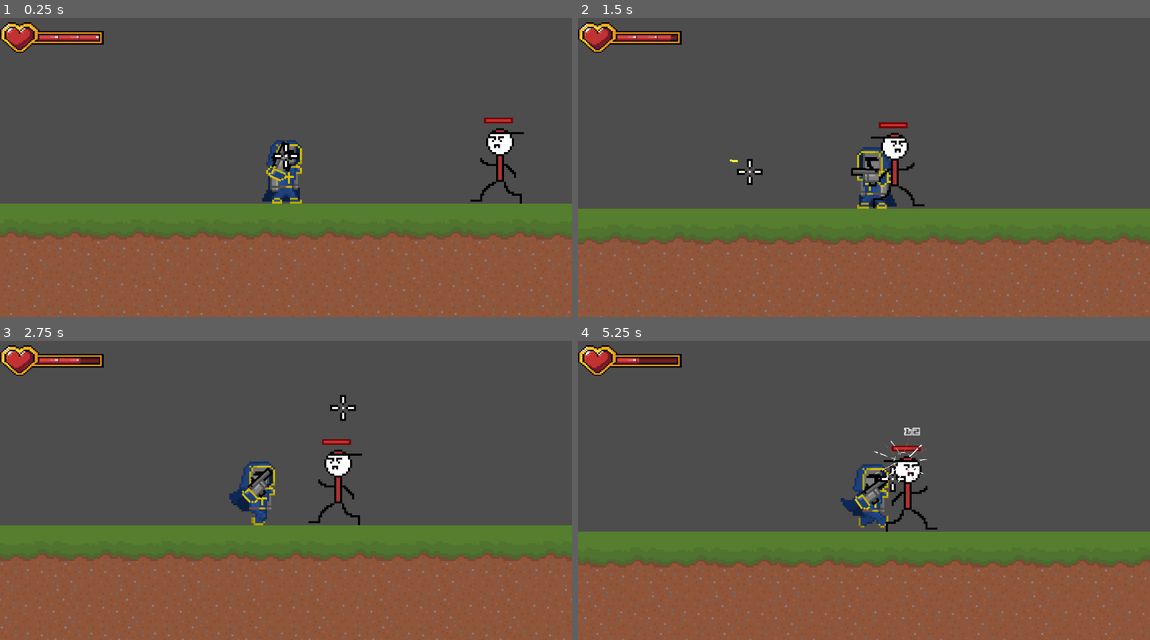
Above: before the commit, frames 1-4 (two rows, left to right).
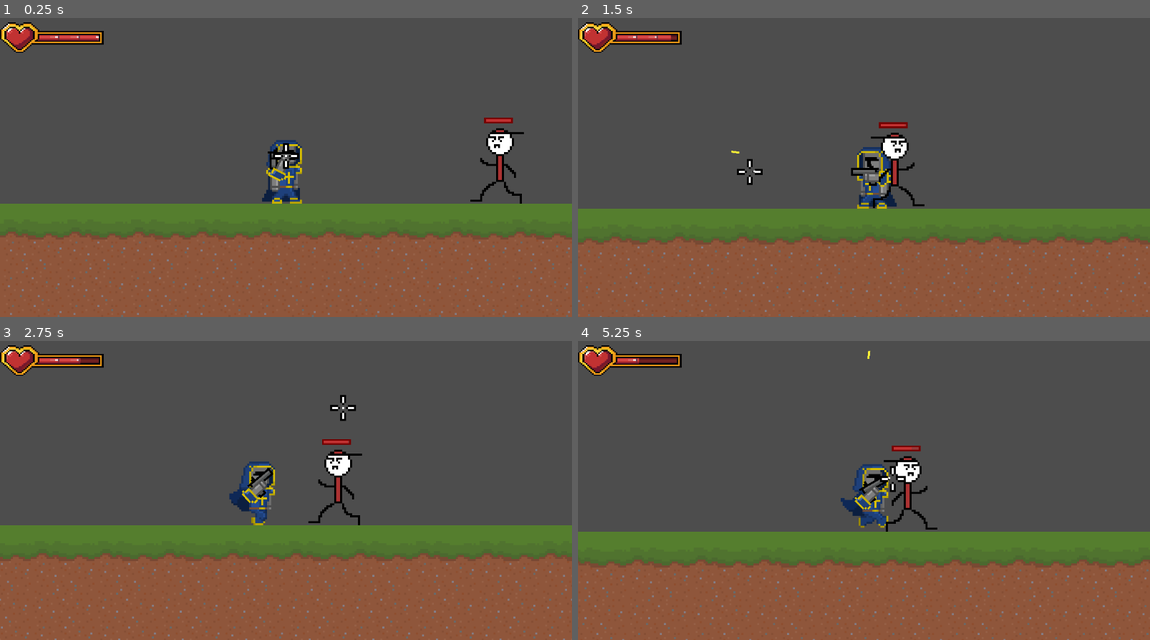
Above: after the commit, the same moments.

Repository: ForwardMeansGo/Shoot-To-Kill
Game: Godot game, scene res://Scenes/level_01.tscn
Same seed, same stepped clock (60 frames per second), same inputs: the game is played once before the commit and once after it. Sound files missing from this copy of the repository are replaced by a short silence.
Inputs (mouse positions are in pixels of both pictures, inside the frame that each line leads up to):
- Up to frame 1 (0.25 s): no input
- Up to frame 2 (1.5 s): move the mouse to (989, 140) at 0.52 s; hold D (move_right) from 0.53 s (still down); click (989, 140) at 0.6 s; tap Space (jump) at 0.77 s; move the mouse to (749, 173) at 1.27 s; click (749, 173) at 1.35 s
- Up to frame 3 (2.75 s): tap Space (jump) at 1.52 s; move the mouse to (343, 406) at 2.02 s; release D (move_right) at 2.03 s; hold A (move_left) from 2.03 s (still down); click (343, 406) at 2.1 s
- Up to frame 4 (5.25 s): move the mouse to (835, 544) at 2.77 s; release A (move_left) at 2.78 s; hold D (move_right) 2.78-4.28 s; click (835, 544) at 2.85 s; tap Space (jump) at 3.02, 3.77, 4.52 s; move the mouse to (1035, 526) at 3.52 s; click (1035, 526) at 3.6 s; move the mouse to (692, 430) at 4.27 s; hold A (move_left) 4.28-5.03 s; click (692, 430) at 4.35 s; move the mouse to (892, 478) at 5.02 s; hold D (move_right) from 5.03 s (still down); click (892, 478) at 5.1 s

The runs differ from the first frame. In frame 1, 0.2% of the frame differs, in the area x 46-52%, y 40-55%; in frame 2, less than 0.1%; in frame 3, less than 0.1%; in frame 4, 0.4%, in the area x 48-62%, y 3-57%.

Commit message:
Aim System Update

Diff:
--- a/game/Scenes/gun.tscn
+++ b/game/Scenes/gun.tscn
@@ -8,6 +8,7 @@
 script = ExtResource("1_oqrbh")
 shake_strength = 0.0
 shake_duration = 0.0
+aim_dot_lerp_speed = 15.0
 
 [node name="Muzzle" type="Marker2D" parent="."]
 position = Vector2(8, 0)
--- a/game/Scenes/level_01.tscn
+++ b/game/Scenes/level_01.tscn
@@ -45,4 +45,4 @@
 [node name="Crosshair" parent="." instance=ExtResource("5_g0uxb")]
 position = Vector2(1, 0)
 player_path = NodePath("../Player")
-dot_radius_pixels = 50.0
+dot_lerp_speed = 25.0
--- a/game/Scripts/crosshair.gd
+++ b/game/Scripts/crosshair.gd
@@ -1,23 +1,42 @@
 extends Node2D
 
 @export var player_path: NodePath
+var default_dot_lerp_speed: float = 10.0
 
 @onready var outer_sprite: Sprite2D = $Outer
 @onready var dot_sprite: Sprite2D = $Dot
 
 var player: Node = null
+var dot_screen_pos: Vector2 = Vector2.ZERO
 
 func _ready() -> void:
 	if player_path != NodePath(""):
 		player = get_node(player_path)
 
+	var mouse_screen: Vector2 = get_viewport().get_mouse_position()
+	dot_screen_pos = mouse_screen
 
 func _process(delta: float) -> void:
-	# 1) Outer cross follows the mouse (world position)
 	var mouse_world: Vector2 = get_global_mouse_position()
-	global_position = mouse_world
+	var mouse_screen: Vector2 = get_viewport().get_mouse_position()
 
-	# 2) Inner dot placeholder
+	# Outer crosshair follows the mouse INSTANTLY (world space)
+	if outer_sprite != null:
+		outer_sprite.global_position = mouse_world
+
+	# --- Screen-space smoothing for the weighted dot ---
+	var speed: float = default_dot_lerp_speed
+	if player != null and player.has_method("get_current_dot_lerp_speed"):
+		speed = player.get_current_dot_lerp_speed()
+
+	var t: float = clamp(speed * delta, 0.0, 1.0)
+	dot_screen_pos = dot_screen_pos.lerp(mouse_screen, t)
+
+	# Convert the smoothed screen-space dot back to world space
 	if dot_sprite != null:
-		# For now, inner dot stays centered. No aim logic at all.
-		dot_sprite.position = Vector2.ZERO
+		var canvas_xform := get_viewport().get_canvas_transform()
+		var dot_world: Vector2 = canvas_xform.affine_inverse() * dot_screen_pos
+		dot_sprite.global_position = dot_world
+
+func get_dot_world_position() -> Vector2:
+	return dot_sprite.global_position
--- a/game/Scripts/player.gd
+++ b/game/Scripts/player.gd
@@ -5,11 +5,11 @@
 @onready var arm_sprite: Sprite2D = $WeaponHolder/ArmSprite
 @onready var anim_sprite: AnimatedSprite2D = $AnimatedSprite2D
 @onready var cam: Camera2D = $Camera2D
+@onready var crosshair = $"../Crosshair"
 
 const SPEED: float = 75.0
 const JUMP_FORCE: float = -250.0
 const GRAVITY: float = 1200.0
-const AIM_DEADZONE_RADIUS: float = 10.0
 
 @export var max_health: int = 100
 @export var invulnerability_time: float = 0.5
@@ -20,8 +20,7 @@
 var weapon_base_offset: Vector2
 var current_health: int
 var invuln_timer: float = 0.0
-var aim_direction: Vector2 = Vector2.RIGHT
-var aim_desired_direction: Vector2 = Vector2.RIGHT
+var default_aim_dot_lerp_speed: float = 10.0
 
 func _ready() -> void:
 	weapon_base_offset = weapon_holder.position
@@ -78,24 +77,24 @@
 		anim_sprite.scale.x = 1.0
 		weapon_holder.position = weapon_base_offset
 
-	var aim_target: Vector2 = mouse_pos  # Default fallback
+	# Get weighted dot world position
+	var aim_point: Vector2
+	if crosshair != null and crosshair.has_method("get_dot_world_position"):
+		aim_point = crosshair.get_dot_world_position()
+	else:
+		aim_point = mouse_pos  # Fallback to mouse if crosshair unavailable
+
+	# Gun rotation
+	gun.aim_at(aim_point)
 
 	if arm_sprite:
+		# Arm rotation based on aim point
 		var origin: Vector2 = arm_sprite.global_position
-		var raw_dir: Vector2 = mouse_pos - origin
-
-		# Deadzone check
-		if raw_dir.length() > AIM_DEADZONE_RADIUS:
-			var desired_dir: Vector2 = raw_dir.normalized()
-			aim_desired_direction = desired_dir
-			aim_direction = desired_dir  # IMMEDIATE AIM SNAP
-
-		# Use aim direction for both gun + arm
-		aim_target = origin + aim_direction * 1000.0
-		gun.aim_at(aim_target)
-
-		var target_angle: float = aim_direction.angle()
-		arm_sprite.global_rotation = target_angle
+		var to_aim: Vector2 = aim_point - origin
+		if to_aim.length() > 0.001:
+			var aim_dir: Vector2 = to_aim.normalized()
+			var target_angle: float = aim_dir.angle()
+			arm_sprite.global_rotation = target_angle
 
 		if self.has_method("_update_arm_visual_flip"):
 			_update_arm_visual_flip()
@@ -110,20 +109,15 @@
 				hand_offset = Vector2(8, -2)    # your tuned right values
 
 			gun.global_position = arm_sprite.global_position + hand_offset.rotated(arm_sprite.global_rotation)
-	else:
-		# Fallback if arm missing
-		gun.aim_at(mouse_pos)
-		aim_target = mouse_pos
 
 	# Tell the weapon which way we're facing so it can flip its sprite
 	if gun.has_method("set_facing_left"):
 		gun.set_facing_left(facing_left)
 
-	# Semi-auto pistol: one shot per click
+	# Gun firing should use the SAME aim_point
 	if Input.is_action_just_pressed("shoot"):
 		if gun.has_method("try_shoot"):
-			# Use the same aim_target we used for gun.aim_at(), so bullets follow the actual gun aim
-			gun.try_shoot(aim_target)
+			gun.try_shoot(aim_point)
 
 func _update_animation() -> void:
 	var is_moving: bool = abs(velocity.x) > 1.0
@@ -152,15 +146,10 @@
 		return gun.global_position
 	return global_position
 
-func get_aim_target_global(distance: float = 100.0) -> Vector2:
-	# Use the current aim_direction
-	return get_aim_origin_global() + aim_direction * distance
-
-func get_aim_direction() -> Vector2:
-	return aim_direction
-
-func get_aim_desired_direction() -> Vector2:
-	return aim_desired_direction
+func get_current_dot_lerp_speed() -> float:
+	if gun != null and gun.has_method("get_aim_dot_lerp_speed"):
+		return gun.get_aim_dot_lerp_speed()
+	return default_aim_dot_lerp_speed
 
 func _on_weapon_fired(strength: float, duration: float) -> void:
 	if cam != null:
--- a/game/Scripts/weapons/weapon_base.gd
+++ b/game/Scripts/weapons/weapon_base.gd
@@ -15,6 +15,9 @@
 @export var base_damage_max: float = 12.0
 @export var crit_chance: float = 0.1  # 10% crit as a default
 @export var crit_multiplier: float = 2.0  # 2x damage on crit by default
+
+# Per-weapon aim dot smoothing (gunAimDelay)
+@export var aim_dot_lerp_speed: float = 10.0
 
 @onready var sprite: Sprite2D = $Sprite2D
 @onready var audio_player: AudioStreamPlayer2D = $GunAudio
@@ -70,6 +73,9 @@
 		"is_crit": crit
 	}
 
+func get_aim_dot_lerp_speed() -> float:
+	return aim_dot_lerp_speed
+
 func _play_shot_sound(at_position: Vector2) -> void:
 	# If there's no template audio player or stream, bail out
 	if audio_player == null or audio_player.stream == null:
